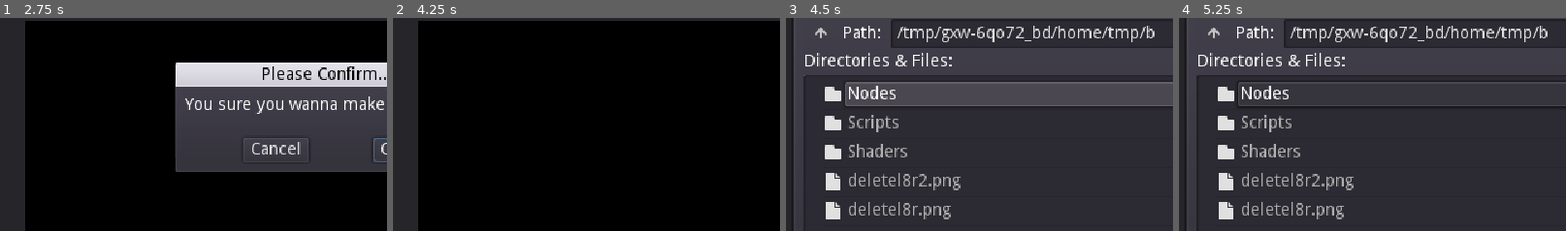
Above: before the commit, frames 1-4 (left to right).
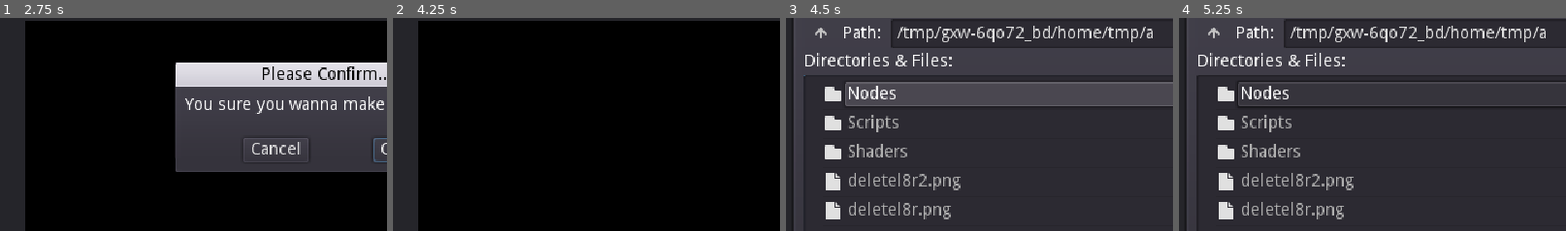
Above: after the commit, the same moments.

Repository: XBenichi/Distortinator
Game: Godot game, scene res://Main.tscn
Same seed, same stepped clock (60 frames per second), same inputs: the game is played once before the commit and once after it.
Inputs (mouse positions are % of the whole screen's width and height, from its top left):
- Up to frame 1 (2.75 s): click (81, 16) at 0.52 s; type "12" at 0.6 s; click "New BG" at 1.25 s; click "New BG" at 2 s
- Up to frame 2 (4.25 s): click "New Layer" at 2.75 s; click "New Layer" at 3.5 s
- Up to frame 3 (4.5 s): click "Open" at 4.25 s
- Up to frame 4 (5.25 s): click (26, 69) at 5.02 s; type "12" at 5.1 s
The pictures show only the part of the screen within x 0-50%, y 9-59%; the shares and areas given below are measured in that part.

Frames 1-2 are identical in both runs. In frame 3, less than 0.1% of the frame differs, in the area x 93-96%, y 3-10%; in frame 4, less than 0.1%.
Error in both runs: Invalid get index '-1' (on base: 'Array'). (res://Scripts/Main.gd:319)

Commit message:
Add files via upload

Diff:
--- a/Scripts/Main.gd
+++ b/Scripts/Main.gd
@@ -347,14 +347,14 @@
 
 func _on_SaveFileDialog_file_selected(path):
 	var f = File.new()
-	f.open(path,2)
+	f.open_compressed(path,2,3)
 	f.store_string(var2str(layers))
 	f.close()
 
 
 func _on_OpenFileDialog_file_selected(path):
 	var f = File.new()
-	f.open(path,1)
+	f.open_compressed(path,1,3)
 	var json = f.get_as_text()
 	layers = str2var(json)
 	createBackground()
